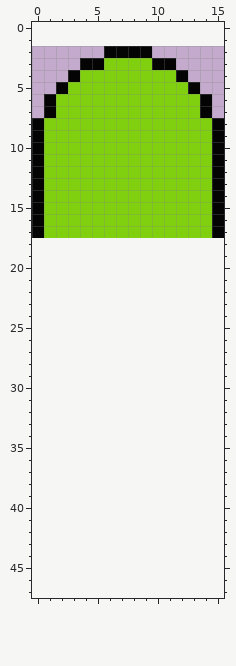
File history of a pixel-art sprite, Data/SceneryPlantLargeNormal.png. That is the earlier state.
The file is 16x16 pixels. Colours within 5 levels of each other are drawn and written as one. The old version is drawn lined up with the new one, on the new canvas.
And afterwards:
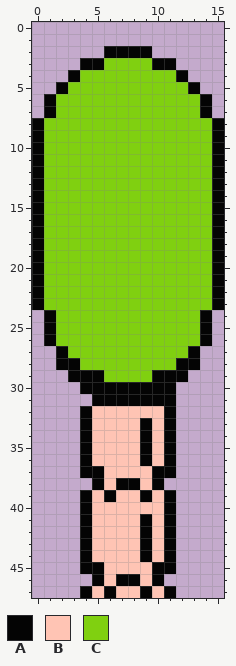
Palette (. is transparent): A #040404  B #ffc4b4  C #80d010
From old to new:
canvas 16x16 -> 16x48, the old top-left corner now at 0,2
@@ x 0..15 @@
 17 ACCCCCCCCCCCCCCA
-18 ................
-19 ................
-20 ................
-21 ................
-22 ................
-23 ................
-24 ................
-25 ................
-26 ................
-27 ................
-28 ................
-29 ................
-30 ................
-31 ................
-32 ................
-33 ................
-34 ................
-35 ................
-36 ................
-37 ................
-38 ................
-39 ................
-40 ................
-41 ................
-42 ................
-43 ................
-44 ................
-45 ................
-46 ................
-47 ................
+18 ACCCCCCCCCCCCCCA
+19 ACCCCCCCCCCCCCCA
+20 ACCCCCCCCCCCCCCA
+21 ACCCCCCCCCCCCCCA
+22 ACCCCCCCCCCCCCCA
+23 ACCCCCCCCCCCCCCA
+24 .ACCCCCCCCCCCCA.
+25 .ACCCCCCCCCCCCA.
+26 .ACCCCCCCCCCCCA.
+27 ..ACCCCCCCCCCA..
+28 ..AACCCCCCCCAA..
+29 ...AAACCCCAAA...
+30 ....AAAAAAAA....
+31 .....AAAAAAA....
+32 ....ABBBBBBA....
+33 ....ABBBBABA....
+34 ....ABBBBABA....
+35 ....ABBBBABA....
+36 ....ABBBBABA....
+37 ....AABBBBAA....
+38 .....ABAABA.....
+39 ....ABABBABA....
+40 ....ABBBBBBA....
+41 ....ABBBBABA....
+42 ....ABBBBABA....
+43 ....ABBBBABA....
+44 ....ABBBBABA....
+45 ....AABBBBAA....
+46 .....ABAABA.....
+47 ....ABABBABA....
Changed places in both pictures, as pixel boxes (x1, y1, x2, y2):
added: (32, 238, 224, 598)
